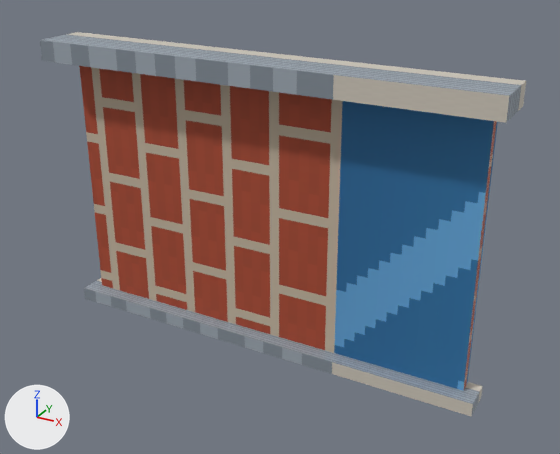
The glTF model public/models/citykit/window-modern-lod1.glb: old version first, new version second.
One viewpoint serves both versions: a 50 mm camera at (1.57, -2.72, 1.94) aimed at (0.11, -0.07, 0.62). Lighting does not change. The marker at lower left points along +X, +Y and +Z. The older version comes first. Vertices at exactly the same position are counted once.

The first picture shows 'window-modern-lod1'.
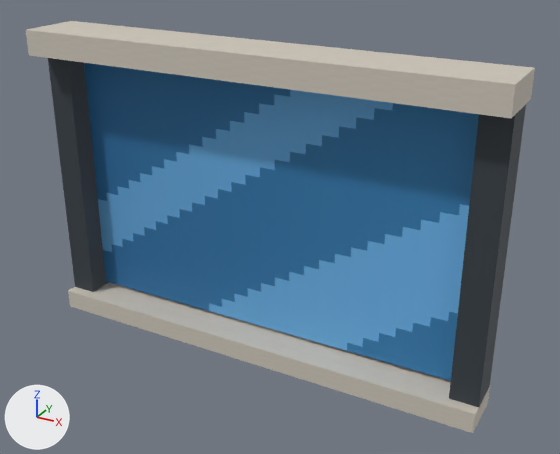
Changed parts and their boxes (x1, y1, x2, y2) in the pictures (560 x 454 px; the box of a moved part takes in the faces that stretch with it):
'window-modern-lod1', reshaped (7% taller): before (40, 32, 526, 417); after (26, 21, 535, 433)
part 1 of me_window_modern_lod1, added: after (26, 21, 535, 118)
part 2 of me_window_modern_lod1, added: after (68, 282, 490, 433)
part 3 of me_window_modern_lod1, added: after (48, 58, 109, 292)
part 4 of me_window_modern_lod1, added: after (449, 105, 526, 407)
part 5 of me_window_modern_lod1, moved or reshaped: before (79, 66, 498, 391); after (84, 63, 479, 381)
part 6 of me_window_modern_lod1, deleted: before (40, 32, 526, 123)
part 7 of me_window_modern_lod1, deleted: before (84, 278, 483, 417)

The edits, one by one:
me_window_modern_lod1 is used by ob_window_modern_lod1.
me_window_modern_lod1 had 24 vertices, 36 faces and spanned x -1.02..1.02, y -0.2..0.04, z 0.0..1.32.
me_window_modern_lod1 now has 40 vertices, 60 faces and spans x -1.05..1.05, y -0.25..0.03, z -0.02..1.38.
me_window_modern_lod1 part 1: a new loose piece, a box spanning x -1.05..1.05, y -0.25..0.03, z 1.27..1.38, in mat_kit_atlas (picture img_kit_atlas).
me_window_modern_lod1 part 2: a new loose piece, a box spanning x -1.04..1.04, y -0.2..0.02, z -0.015..0.075, in mat_kit_atlas (picture img_kit_atlas).
me_window_modern_lod1 part 3: a new loose piece, a box spanning x -1.04..-0.92, y -0.15..0.01, z 0.07..1.29, in mat_kit_atlas (picture img_kit_atlas).
me_window_modern_lod1 part 4: a new loose piece, a box spanning x 0.92..1.04, y -0.15..0.01, z 0.07..1.29, in mat_kit_atlas (picture img_kit_atlas).
me_window_modern_lod1 part 5: the loose piece of 8 vertices spanning x -0.95..0.95, y -0.05..0.01, z 0.06..1.24 is moved by (0.0, 0.0, 0.03).
me_window_modern_lod1 part 6: the loose piece of 8 vertices spanning x -1.02..1.02, y -0.2..0.04, z 1.24..1.32 is deleted.
me_window_modern_lod1 part 7: the loose piece of 8 vertices spanning x -1.01..1.01, y -0.12..0.02, z 0.0..0.06 is deleted.
